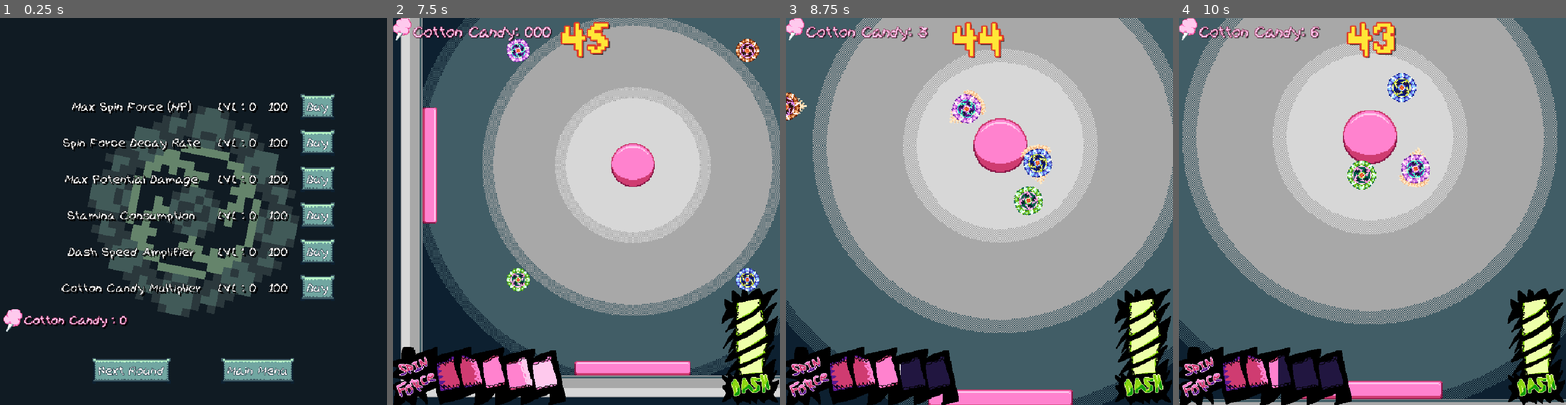
Above: before the commit, frames 1-4 (left to right).
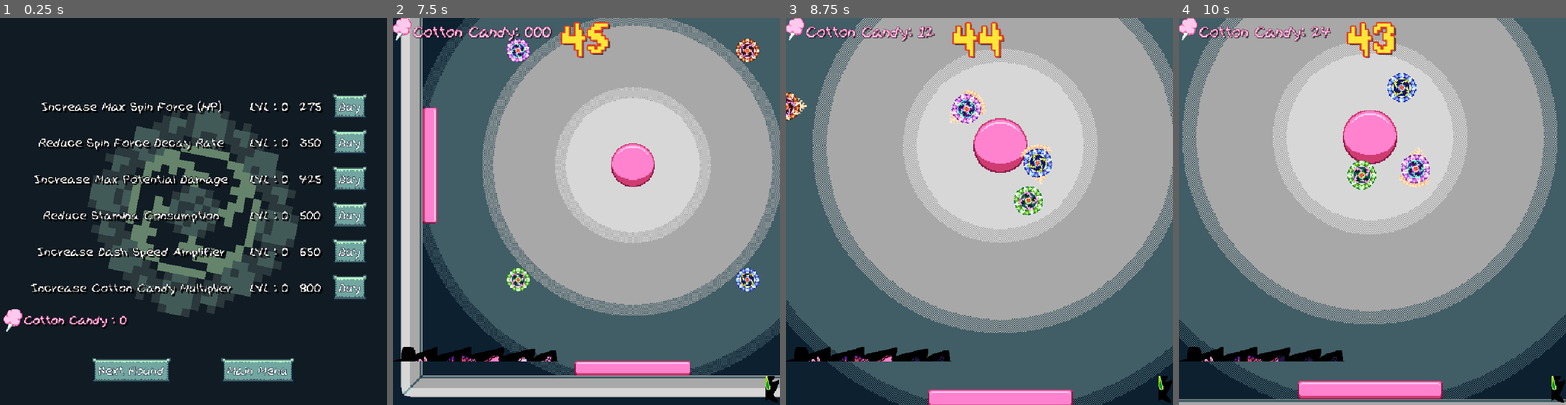
Above: after the commit, the same moments.

Repository: We-ALL-Play-Warthunder-Not-Just-Me/verySeriousSpinningCottonCandyGame
Game: Godot game, scene res://UI/UpgradeScreen.tscn
Same seed, same stepped clock (60 frames per second), same inputs: the game is played once before the commit and once after it. This scene is started directly instead of the project's main scene. The engine's default icon, where the game draws it, is replaced by a stand-in: a white triangle on a blue panel in a dark square. Sound files missing from this copy of the repository are replaced by a short silence.
Inputs (mouse positions are in pixels of both pictures, inside the frame that each line leads up to):
- Up to frame 1 (0.25 s): no input
- Up to frame 2 (7.5 s): click "Buy" at 0.5 s; click "Next Round" at 1.25 s; tap Enter (ui_accept) at 2, 2.27, 2.57, 2.75, 3.02, 3.32, 3.5, 4.25, 4.52, 4.82, 5, 5.27, 5.3, 5.57, 5.75, 5.85, 6.02, 6.32 s; move the mouse to (482, 315) at 2.02 s; tap A (A, bound only after the commit) at 2.1, 6.05, 7.35 s; tap C (C, bound only after the commit) at 2.3, 2.85, 6.8 s; move the mouse to (509, 230) at 2.77 s; tap D (D, bound only after the commit) at 3.05, 3.6 s; move the mouse to (625, 126) at 3.52 s; tap N (N, bound only after the commit) at 3.8, 4.35 s; move the mouse to (567, 288) at 4.27 s; tap Y (Y, bound only after the commit) at 4.55, 5.1 s; move the mouse to (702, 269) at 5.02 s; move the mouse to (470, 153) at 5.77 s; move the mouse to (605, 211) at 6.52 s; press the mouse at (605, 211) at 6.53 s; move the mouse to (528, 114) at 7.27 s; release the mouse at (528, 114) at 7.28 s
- Up to frame 3 (8.75 s): tap Enter (ui_accept) at 7.52, 7.82, 8.27, 8.57 s; tap D (D, bound only after the commit) at 7.55 s; move the mouse to (1064, 192) at 8.02 s; tap C (C, bound only after the commit) at 8.1 s; tap N (N, bound only after the commit) at 8.3 s
- Up to frame 4 (10 s): move the mouse to (1295, 230) at 8.77 s; tap D (D, bound only after the commit) at 8.85 s; tap Enter (ui_accept) at 9.02, 9.32, 9.8 s; tap Y (Y, bound only after the commit) at 9.05 s; move the mouse to (1411, 126) at 9.52 s; tap N (N, bound only after the commit) at 9.6 s

The runs differ from the first frame. In frame 1, 11% of the frame differs, in the area x 8-95%, y 19-73%; in frame 2, 7.6%; in frame 3, 7.7%; in frame 4, 7.7%.

Commit message:
Some tweaking in preparation for Merge
Just doing some idle stuff and tweaks in prep for the merger later instead of waiting for them. I also added in a candy cheat code on the upgrade screen by typing "candy"

Diff:
--- a/Player/Player.tscn
+++ b/Player/Player.tscn
@@ -145,7 +145,6 @@
 [node name="HealthBar" parent="CanvasLayer" unique_id=103673131 node_paths=PackedStringArray("health") instance=ExtResource("2_q3lat")]
 anchor_top = 0.85
 anchor_right = 0.45000002
-anchor_bottom = 1.0
 offset_right = 143.99997
 offset_bottom = 48.0
 grow_vertical = 1
@@ -155,8 +154,6 @@
 [node name="DashBar" parent="CanvasLayer" unique_id=159688414 instance=ExtResource("9_v0k0e")]
 anchor_left = 0.84800005
 anchor_top = 0.698
-anchor_right = 1.0
-anchor_bottom = 1.0
 offset_left = 145.91992
 offset_top = 289.91998
 scale = Vector2(0.75, 0.75)
@@ -165,6 +162,9 @@
 script = ExtResource("7_vlldt")
 upgrades = ExtResource("11_v0k0e")
 health = NodePath("../HealthComponent")
+MaxDamageLvlValue = 7
+PowerAmplifierLvlValue = 0.8
+startSpinDecay = 12
 metadata/_custom_type_script = "uid://b4re2wm2gcrj4"
 
 [node name="MouseDetection" type="Area2D" parent="." unique_id=1308826148]
--- a/Player/PlayerUpgrades.gd
+++ b/Player/PlayerUpgrades.gd
@@ -17,7 +17,7 @@
 ## Increases how much candy you can get per spin cycle. Is affected by your health (default 3)
 @export var CandyMultiplier: int = 0
 ## Generic level cap for all the upgrades
-@export var maxLVL: int = 3
+@export var maxLVL: int = 10
 
 signal statChanged()
 
--- a/UI/HowToPlay.tscn
+++ b/UI/HowToPlay.tscn
@@ -83,9 +83,10 @@
 theme_override_styles/tab_selected = SubResource("StyleBoxEmpty_fwke0")
 theme_override_styles/tab_disabled = SubResource("StyleBoxEmpty_j06ch")
 theme_override_styles/tab_focus = SubResource("StyleBoxEmpty_uxq3b")
-current_tab = 0
+current_tab = 2
 
 [node name="Page1" type="VBoxContainer" parent="TextureRect/MarginContainer/The Beast/Pages" unique_id=454058546]
+visible = false
 layout_mode = 2
 theme_override_constants/separation = 16
 alignment = 1
@@ -184,7 +185,6 @@
 flip_v = true
 
 [node name="Page3" type="VBoxContainer" parent="TextureRect/MarginContainer/The Beast/Pages" unique_id=570262575]
-visible = false
 layout_mode = 2
 theme_override_constants/separation = 16
 alignment = 1
@@ -209,7 +209,7 @@
 layout_mode = 2
 theme_override_font_sizes/normal_font_size = 32
 bbcode_enabled = true
-text = "Now hold on though, it's not quite that simple. See, …(493 unchanged characters)… you time your shots just right, you can reflect all of that damage back onto your opponent and turn the tables, so keep that in mind."
+text = "Now hold on though, it's not quite that simple. See, …(493 unchanged characters)… you time your shots just right, you can parry all that damage coming your way to buy you a couple more seconds, so keep that in mind."
 horizontal_alignment = 1
 
 [node name="Paragraph6" type="RichTextLabel" parent="TextureRect/MarginContainer/The Beast/Pages/Page3" unique_id=11970955]
--- a/UI/UpgradeScreen.tscn
+++ b/UI/UpgradeScreen.tscn
@@ -5,6 +5,7 @@
 [ext_resource type="Resource" uid="uid://4yv500v1gvq6" path="res://Player/Upgrades.tres" id="2_0ae7b"]
 [ext_resource type="Resource" uid="uid://dfojukemdokol" path="res://Player/CottonCandyBank.tres" id="3_o0opg"]
 [ext_resource type="Texture2D" uid="uid://wmnbji3rx07n" path="res://Assets/Images/Ver Serious Background.png" id="5_0ae7b"]
+[ext_resource type="Script" uid="uid://bly76e1efhbkn" path="res://UI/secret_code_upgrade.gd" id="6_s5q16"]
 [ext_resource type="Texture2D" uid="uid://c7bmj4q3mbq2u" path="res://Assets/Images/Very Serious Cotton Candy.png" id="7_o0opg"]
 [ext_resource type="AudioStream" uid="uid://bo2avhvg753iw" path="res://Assets/Music/Very Serious Menu Music.wav" id="9_jbx8c"]
 
@@ -63,10 +64,22 @@
 script = ExtResource("1_0pfdi")
 upgrades = ExtResource("2_0ae7b")
 cottonCandy = ExtResource("3_o0opg")
+MaxSpinForceBaseCost = 275
+MaxSpinForceMaxLevel = 7
+spinDecayBaseCost = 350
+spinDecayMaxLevel = 5
+MaxDamageBaseCost = 425
+MaxDamageMaxLevel = 8
+StaminaConsumptionBaseCost = 500
+PowerAmplifierBaseCost = 650
+PowerAmplifierMaxLevel = 5
+CandyMultiplierBaseCost = 800
+CandyMultiplierMaxLevel = 4
 
 [node name="VerSeriousBackground" type="Sprite2D" parent="." unique_id=237312596]
 position = Vector2(480, 480)
 texture = ExtResource("5_0ae7b")
+script = ExtResource("6_s5q16")
 
 [node name="AnimationPlayer" type="AnimationPlayer" parent="VerSeriousBackground" unique_id=1339526758]
 root_node = NodePath("../..")
@@ -115,11 +128,11 @@
 alignment = 1
 
 [node name="UpgradeName" type="Label" parent="PanelContainer/MarginContainer/VBoxContainer/Max Spin Force" unique_id=300482865]
-custom_minimum_size = Vector2(400, 50)
-custom_maximum_size = Vector2(400, 50)
-layout_mode = 2
-size_flags_horizontal = 0
-text = "Max Spin Force (HP)"
+custom_minimum_size = Vector2(560, 50)
+custom_maximum_size = Vector2(560, 50)
+layout_mode = 2
+size_flags_horizontal = 0
+text = "Increase Max Spin Force (HP)"
 horizontal_alignment = 1
 vertical_alignment = 1
 
@@ -150,11 +163,11 @@
 alignment = 1
 
 [node name="UpgradeName" type="Label" parent="PanelContainer/MarginContainer/VBoxContainer/Spin Decay" unique_id=677693091]
-custom_minimum_size = Vector2(400, 50)
-custom_maximum_size = Vector2(400, 50)
+custom_minimum_size = Vector2(560, 50)
+custom_maximum_size = Vector2(560, 50)
 layout_mode = 2
 size_flags_horizontal = 2
-text = "Spin Force Decay Rate"
+text = "Reduce Spin Force Decay Rate"
 horizontal_alignment = 1
 vertical_alignment = 1
 
@@ -185,11 +198,11 @@
 alignment = 1
 
 [node name="UpgradeName" type="Label" parent="PanelContainer/MarginContainer/VBoxContainer/Potential Damage" unique_id=187829180]
-custom_minimum_size = Vector2(400, 50)
-custom_maximum_size = Vector2(400, 50)
-layout_mode = 2
-size_flags_horizontal = 0
-text = "Max Potential Damage"
+custom_minimum_size = Vector2(560, 50)
+custom_maximum_size = Vector2(560, 50)
+layout_mode = 2
+size_flags_horizontal = 0
+text = "Increase Max Potential Damage"
 horizontal_alignment = 1
 vertical_alignment = 1
 
@@ -220,11 +233,11 @@
 alignment = 1
 
 [node name="UpgradeName" type="Label" parent="PanelContainer/MarginContainer/VBoxContainer/Stamina" unique_id=1647862426]
-custom_minimum_size = Vector2(400, 50)
-custom_maximum_size = Vector2(400, 50)
+custom_minimum_size = Vector2(560, 50)
+custom_maximum_size = Vector2(560, 50)
 layout_mode = 2
 size_flags_horizontal = 2
-text = "Stamina Consumption"
+text = "Reduce Stamina Consumption"
 horizontal_alignment = 1
 vertical_alignment = 1
 
@@ -255,11 +268,11 @@
 alignment = 1
 
 [node name="UpgradeName" type="Label" parent="PanelContainer/MarginContainer/VBoxContainer/Speed Amplifier" unique_id=238134311]
-custom_minimum_size = Vector2(400, 50)
-custom_maximum_size = Vector2(400, 50)
+custom_minimum_size = Vector2(560, 50)
+custom_maximum_size = Vector2(560, 50)
 layout_mode = 2
 size_flags_horizontal = 2
-text = "Dash Speed Amplifier"
+text = "Increase Dash Speed Amplifier"
 horizontal_alignment = 1
 vertical_alignment = 1
 
@@ -290,11 +303,11 @@
 alignment = 1
 
 [node name="UpgradeName" type="Label" parent="PanelContainer/MarginContainer/VBoxContainer/Candy Multiplier" unique_id=744385432]
-custom_minimum_size = Vector2(400, 50)
-custom_maximum_size = Vector2(400, 50)
+custom_minimum_size = Vector2(560, 50)
+custom_maximum_size = Vector2(560, 50)
 layout_mode = 2
 size_flags_horizontal = 2
-text = "Cotton Candy Multiplier"
+text = "Increase Cotton Candy Multiplier"
 horizontal_alignment = 1
 vertical_alignment = 1
 
--- /dev/null
+++ b/UI/secret_code_upgrade.gd
@@ -0,0 +1,50 @@
+extends Sprite2D
+
+@export var cottonCandy: PlayerCottonCandyTotal = load("res://Player/CottonCandyBank.tres")
+const START_TIMER = 1.5
+var held_letters = []
+var timer = 0
+var secret_candy = 30000
+var candy_collected = false
+
+# Called every frame. 'delta' is the elapsed time since the previous frame.
+func _process(delta: float) -> void:
+	if Input.is_action_just_pressed("C"):
+		held_letters.append("C")
+		print("THE CANDY GAME IS ON!")
+		timer = START_TIMER
+	if timer > 0:
+		timer -= delta
+		if Input.is_action_just_pressed("A"):
+			held_letters.append("A")
+			print("THEY GOT A!")
+			print("Time Left: ", timer)
+		elif Input.is_action_just_pressed("N"):
+			held_letters.append("N")
+			print("THEY GOT N!!")
+			print("Time Left: ", timer)
+		elif Input.is_action_just_pressed("D"):
+			held_letters.append("D")
+			print("THEY GOT D!!!")
+			print("Time Left: ", timer)
+		elif Input.is_action_just_pressed("Y"):
+			held_letters.append("Y")
+			timer = 0
+			print("THEY GOT 'EM ALL!!!!!")
+			print("With this much time to spare: ", timer)
+	else:
+		var word: String
+		for letter in held_letters:
+			word += letter
+		print(word)
+		if word == "CANDY" and !candy_collected:
+			candy_collected = true
+			print("Congrats, here's your candy")
+			cottonCandy.addCottonCandy(secret_candy)
+			held_letters.clear()
+		elif word == "CANDY" and candy_collected:
+			print("No freebies")
+			held_letters.clear()
+		else:
+			print("Better luck next time")
+			held_letters.clear()
--- a/UI/upgrade_screen.gd
+++ b/UI/upgrade_screen.gd
@@ -54,7 +54,7 @@
 @export var PowerAmplifierBaseCost: int = 100
 @export var PowerAmplifierMaxLevel: int = 3
 
-@export_group("Speed Amplifier")
+@export_group("Candy Multiplier")
 @export var CandyMultiplierBaseCost: int = 100
 @export var CandyMultiplierMaxLevel: int = 3
 
@@ -152,7 +152,7 @@
 			cottonCandy.removeCottonCandy(cost)
 		else:
 			print("Too Expensive")
-	cost = MaxDamageBaseCost * (1 + upgrades.MaxSpinForce)
+	cost = MaxSpinForceBaseCost * (1 + upgrades.MaxSpinForce)
 	MaxSpinForcecost.text = str(cost)
 	levelMaxSpinForce.text = "LVL : " +  str(upgrades.MaxSpinForce)
 	if (upgrades.MaxSpinForce >= MaxSpinForceMaxLevel):
@@ -167,7 +167,7 @@
 			cottonCandy.removeCottonCandy(cost)
 		else:
 			print("Too Expensive")
-	cost = MaxDamageBaseCost * (1 + upgrades.SpinDecay)
+	cost = spinDecayBaseCost * (1 + upgrades.SpinDecay)
 	SpinDecaycost.text = str(cost)
 	levelReduceSpinDecay.text = "LVL : " + str(upgrades.SpinDecay)
 	if (upgrades.SpinDecay >= spinDecayMaxLevel):
@@ -182,7 +182,7 @@
 			cottonCandy.removeCottonCandy(cost)
 		else:
 			print("Too Expensive")
-	cost = MaxDamageBaseCost * (1 + upgrades.StaminaConsumption)
+	cost = StaminaConsumptionBaseCost * (1 + upgrades.StaminaConsumption)
 	StaminaConsumptioncost.text = str(cost)
 	levelStaminaConsumption.text = "LVL : " + str(upgrades.StaminaConsumption)
 	if (upgrades.StaminaConsumption >= StaminaConsumptionMaxLevel):
@@ -197,7 +197,7 @@
 			cottonCandy.removeCottonCandy(cost)
 		else:
 			print("Too Expensive")
-	cost = MaxDamageBaseCost * (1 + upgrades.PowerAmplifier)
+	cost = PowerAmplifierBaseCost * (1 + upgrades.PowerAmplifier)
 	PowerAmplifiercost.text = str(cost)
 	levelPowerAmplifier.text = "LVL : " + str(upgrades.PowerAmplifier)
 	if (upgrades.PowerAmplifier >= PowerAmplifierMaxLevel):
@@ -211,7 +211,7 @@
 			cottonCandy.removeCottonCandy(cost)
 		else:
 			print("Too Expensive")
-	cost = MaxDamageBaseCost * (1 + upgrades.CandyMultiplier)
+	cost = CandyMultiplierBaseCost * (1 + upgrades.CandyMultiplier)
 	CandyMultipliercost.text = str(cost)
 	levelCandyMultiplier.text = "LVL : " + str(upgrades.CandyMultiplier)
 	if (upgrades.CandyMultiplier >= CandyMultiplierMaxLevel):
--- a/cotton_candy_tracker.gd
+++ b/cotton_candy_tracker.gd
@@ -1,6 +1,6 @@
 extends Label
 
-@export var candy_value = 1
+@export var candy_value = 4
 var spinners_dictionary = {}
 @onready var spinners = get_node("/root/MainGame/Spinners")
 @onready var spinners_children = spinners.get_children()
--- a/project.godot
+++ b/project.godot
@@ -47,6 +47,31 @@
 "events": [Object(InputEventMouseButton,"resource_local_to_scene":false,"resource_name":"","device":-1,"window_id":0,"a …(253 unchanged characters)…
 ]
 }
+C={
+"deadzone": 0.2,
+"events": [Object(InputEventKey,"resource_local_to_scene":false,"resource_name":"","device":-1,"window_id":0,"alt_pressed":false,"shift_pressed":false,"ctrl_pressed":false,"meta_pressed":false,"pressed":false,"keycode":0,"physical_keycode":67,"key_label":0,"unicode":99,"location":0,"echo":false,"script":null)
+]
+}
+A={
+"deadzone": 0.2,
+"events": [Object(InputEventKey,"resource_local_to_scene":false,"resource_name":"","device":-1,"window_id":0,"alt_pressed":false,"shift_pressed":false,"ctrl_pressed":false,"meta_pressed":false,"pressed":false,"keycode":0,"physical_keycode":65,"key_label":0,"unicode":97,"location":0,"echo":false,"script":null)
+]
+}
+N={
+"deadzone": 0.2,
+"events": [Object(InputEventKey,"resource_local_to_scene":false,"resource_name":"","device":-1,"window_id":0,"alt_pressed":false,"shift_pressed":false,"ctrl_pressed":false,"meta_pressed":false,"pressed":false,"keycode":0,"physical_keycode":78,"key_label":0,"unicode":110,"location":0,"echo":false,"script":null)
+]
+}
+D={
+"deadzone": 0.2,
+"events": [Object(InputEventKey,"resource_local_to_scene":false,"resource_name":"","device":-1,"window_id":0,"alt_pressed":false,"shift_pressed":false,"ctrl_pressed":false,"meta_pressed":false,"pressed":false,"keycode":0,"physical_keycode":68,"key_label":0,"unicode":100,"location":0,"echo":false,"script":null)
+]
+}
+Y={
+"deadzone": 0.2,
+"events": [Object(InputEventKey,"resource_local_to_scene":false,"resource_name":"","device":-1,"window_id":0,"alt_pressed":false,"shift_pressed":false,"ctrl_pressed":false,"meta_pressed":false,"pressed":false,"keycode":0,"physical_keycode":89,"key_label":0,"unicode":121,"location":0,"echo":false,"script":null)
+]
+}
 
 [physics]
 
Not shown, added: UI/secret_code_upgrade.gd.uid
